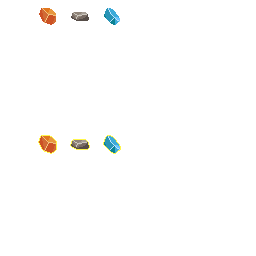
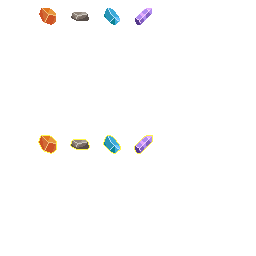
Comparing the layer stacks of the two 256px x 256px images. Changes:
painted on "Tiles" over (x1=134, y1=8, x2=153, y2=154)
